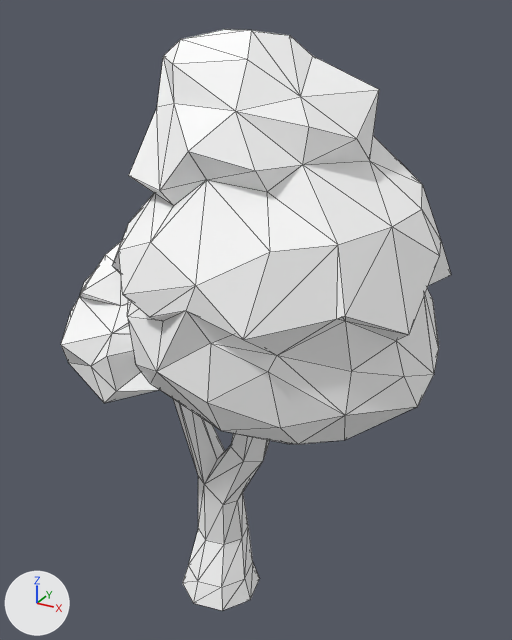
An edit to the glTF model public/siege/scifi/nature_SM_Tree_Round_04.gltf, drawn before and after from the same camera.
Camera for both pictures: a 50 mm lens placed at (2.11, -3.32, 3.76), pointed at (0.17, 0.2, 2.0). The lights are fixed; the arrows at lower left show +X, +Y and +Z. The first picture is the older version. Mesh edges are drawn as thin lines. Where no turn or scale is listed for an object, it has been applied to the vertices.

Objects in the first picture: 'SM_Tree_Round_04'.
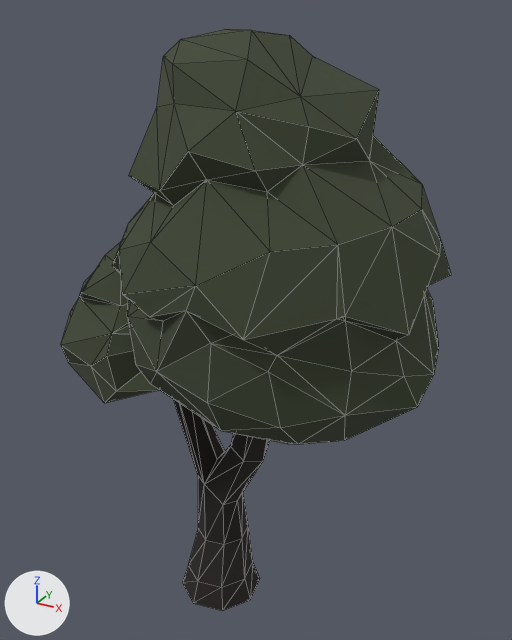
Location of each change, [x1, y1, x2, y2] in pixels of the pictures (512 x 640 px):
'SM_Tree_Round_04', surface changed (darker)
    both: [61, 29, 451, 611]

What changed in the scene script:
```text
Add img_polygonnature_04:
    img_polygonnature_04 = load_image('PolygonNature_04', 'PolygonNature_04.webp', 512, 512, 'sRGB')
Change mat_lambert2:
    add n3 = _N.new('ShaderNodeMix'); n3.name = 'Mix'
    add n3.data_type = 'RGBA'
    add n3.blend_type = 'MULTIPLY'
    add n3.inputs[0].default_value = 1.0  # 'Factor'
    add n4 = _N.new('ShaderNodeTexImage'); n4.name = 'Image Texture'
    add n4.image = img_polygonnature_04
    where n2 = _N.new('ShaderNodeVertexColor'); n2.name = 'Color Attribute'
    where n0 = _N.new('ShaderNodeBsdfPrincipled'); n0.name = 'Principled BSDF'
    remove _L.new(n2.outputs[0], n0.inputs[0])  # 'Color' to 'Base Color'
    add _L.new(n3.outputs[2], n0.inputs[0])  # 'Result' to 'Base Color'
    add _L.new(n2.outputs[0], n3.inputs[7])  # 'Color' to 'B'
    add _L.new(n4.outputs[0], n3.inputs[6])  # 'Color' to 'A'
```
